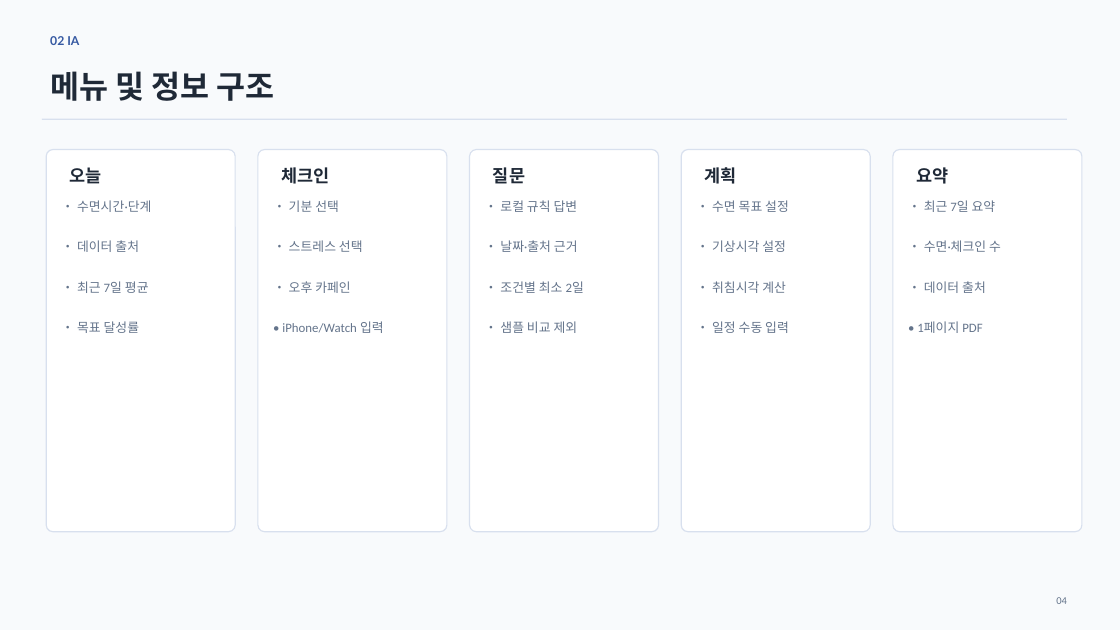
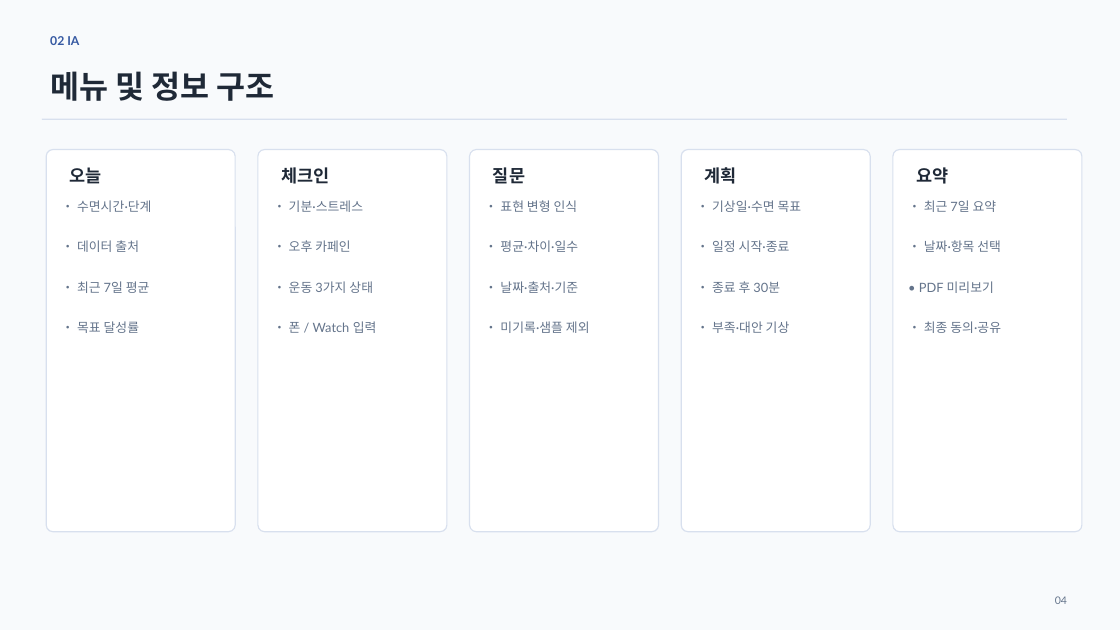
Before and after one commit to JinWoong-Jung/snorlax, a slide deck: slide 4 of 02_Jammanbo_UIUX.pptx. Drawn at 1120x630 pixels with LibreOffice and Linux fonts; fonts in the diff are those of the drawing. Boxes give left, top, right and bottom in pixels: in the first picture for what was removed or moved away, otherwise in the second. Text is boxed around its words. In the diff, an @@ line names an element or a change of style, - is before the commit and + after.

```diff
--- a/02_Jammanbo_UIUX.pptx
+++ b/02_Jammanbo_UIUX.pptx
@@ text "• 수면시간·단계" at [77,200,151,333]: font Calibri to Lato @@
@@ text at [289,200,363,212]: text changed; font Calibri to Lato @@
-• 기분 선택
-• 스트레스 선택
+• 기분·스트레스
@@ text at [500,200,590,333]: text changed; font Calibri to Lato @@
-• 로컬 규칙 답변
-• 날짜·출처 근거
-• 조건별 최소 2일
-• 샘플 비교 제외
+• 표현 변형 인식
+• 평균·차이·일수
+• 날짜·출처·기준
+• 미기록·샘플 제외
@@ text at [712,200,802,333]: text changed; font Calibri to Lato @@
-• 수면 목표 설정
-• 기상시각 설정
-• 취침시각 계산
-• 일정 수동 입력
+• 기상일·수면 목표
+• 일정 시작·종료
+• 종료 후 30분
+• 부족·대안 기상
@@ text at [289,240,350,252]: font Calibri to Lato in "• 오후 카페인" @@
@@ text at [919,240,1001,333]: text changed; font Calibri to Lato @@
-• 수면·체크인 수
-• 데이터 출처
-• 1페이지 PDF
+• 날짜·항목 선택
+• PDF 미리보기
+• 최종 동의·공유
@@ text at [289,281,377,333]: text changed; font Calibri to Lato @@
-• iPhone/Watch 입력
+• 운동 3가지 상태
+• 폰 / Watch 입력
@@ text "04" at [1055,596,1067,604]: font Calibri to Lato @@
```
Also in this commit, not shown: 12 other slides changed, 22 other files.
